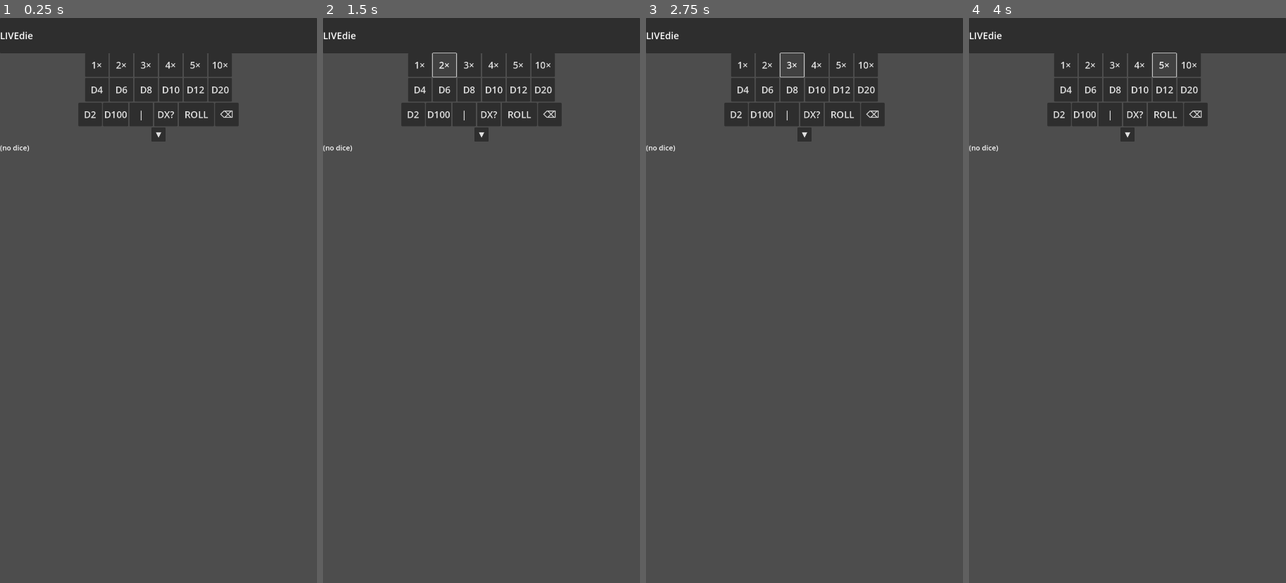
Above: before the commit, frames 1-4 (left to right).
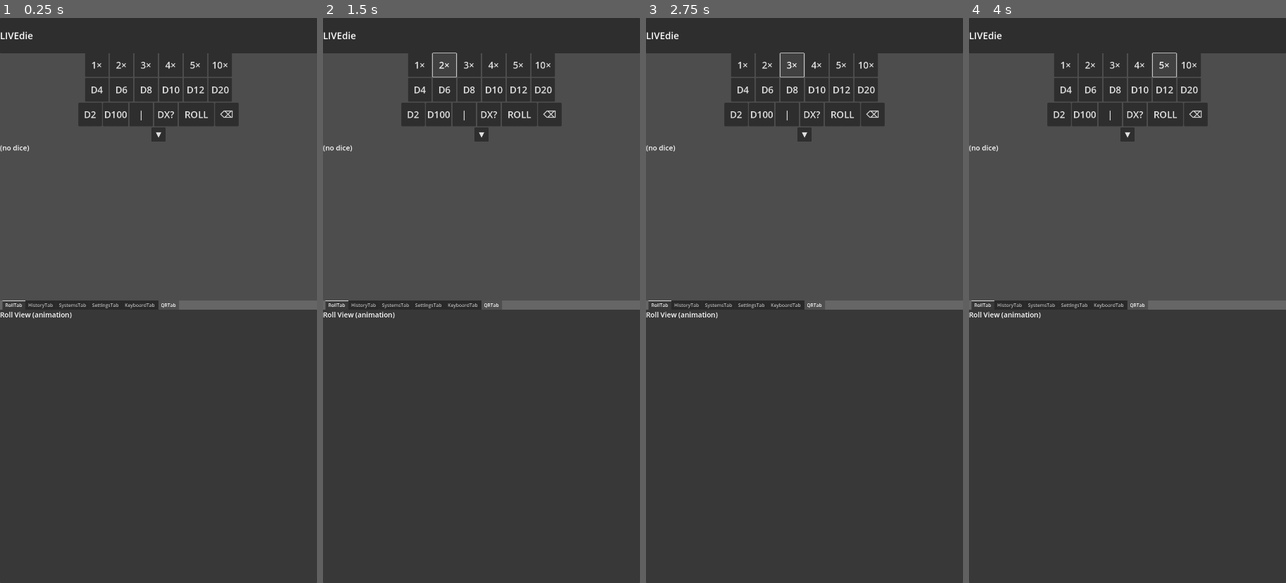
Above: after the commit, the same moments.

Repository: FromAriel/Experiments
Game: Godot game, scene res://scenes/MainUI.tscn
Same seed, same stepped clock (60 frames per second), same inputs: the game is played once before the commit and once after it.
Inputs:
- Up to frame 1 (0.25 s): no input
- Up to frame 2 (1.5 s): click "1×" at 0.5 s; click "2×" at 1.25 s
- Up to frame 3 (2.75 s): click "3×" at 2 s
- Up to frame 4 (4 s): click "4×" at 2.75 s; click "5×" at 3.5 s

The runs differ from the first frame. In frame 1, 1.5% of the frame differs, in the area x 0-100%, y 50-54%; in frame 2, 1.5%; in frame 3, 1.5%; in frame 4, 1.5%.

Commit message:
test(livedie): add DrawerController smoke test

Diff:
--- a/LIVEdie/GOGOT/scenes/MainUI.tscn
+++ b/LIVEdie/GOGOT/scenes/MainUI.tscn
@@ -235,6 +235,11 @@
 anchor_right = 1.0
 anchor_bottom = 1.0
 offset_top = -960.0
+[node name="DragHandle" type="ColorRect" parent="LowerPane"]
+custom_minimum_size = Vector2(0, 32)
+mouse_filter = 2
+color = Color(0.4, 0.4, 0.4, 1)
+
 
 [node name="TabHost" type="TabContainer" parent="LowerPane"]
 layout_mode = 2
--- a/LIVEdie/GOGOT/scripts/DrawerController.gd
+++ b/LIVEdie/GOGOT/scripts/DrawerController.gd
@@ -2,10 +2,10 @@
 ###############################################################
 # LIVEdie/GOGOT/scripts/DrawerController.gd
 # Key Classes      • DrawerController – controls LowerPane slide
-# Key Functions    • DC_open_drawer_IN, DC_close_drawer_IN
+# Key Functions    • open_preview, open_full
 # Critical Consts  • (none)
 # Editor Exports   • DC_drawer_speed_IN: float
-#                  • DC_open_height_IN: int
+#                  • DC_full_height_IN: int
 #                  • DC_preview_height_IN: int
 #                  • DC_closed_height_IN: int
 # Dependencies     • (none)
@@ -14,96 +14,102 @@
 extends Node
 
 @export var DC_drawer_speed_IN: float = 300.0
-@export var DC_open_height_IN: int = 960
+@export var DC_full_height_IN: int = 960
 @export var DC_preview_height_IN: int = 600
 @export var DC_closed_height_IN: int = 0
 
 @onready var DC_main_ui_SH: Control = get_node("/root/MainUI")
 @onready var DC_lower_pane_SH: Control = DC_main_ui_SH.get_node("LowerPane")
+@onready var DC_drag_handle_SH: Control = DC_lower_pane_SH.get_node("DragHandle")
 var DC_dimmer_SH: ColorRect
-var DC_locked_IN: bool = true
 var DC_state_SH: String = "closed"
 var DC_dragging_IN: bool = false
 var DC_start_y_IN: float = 0.0
-var DC_last_unlock_time_IN: float = 0.0
+var DC_start_height_IN: float = 0.0
 
 
 func _ready() -> void:
+    DC_lower_pane_SH.z_index = 2
+    DC_lower_pane_SH.offset_top = -DC_full_height_IN
     DC_dimmer_SH = ColorRect.new()
     DC_dimmer_SH.color = Color(0, 0, 0, 0.5)
     DC_dimmer_SH.anchor_right = 1.0
     DC_dimmer_SH.anchor_bottom = 1.0
+    DC_dimmer_SH.z_index = 1
     DC_dimmer_SH.visible = false
     DC_main_ui_SH.add_child(DC_dimmer_SH)
-    DC_dimmer_SH.z_index = DC_lower_pane_SH.z_index - 1
-    DC_lower_pane_SH.offset_top = -DC_closed_height_IN
+    DC_drag_handle_SH.gui_input.connect(_on_handle_gui_input)
+
+
+func DC_log_IN(msg: String) -> void:
+    if OS.is_debug_build():
+        print_debug(msg)
 
 
 func open_drawer() -> void:
     if DC_state_SH == "closed":
-        DC_open_preview_IN()
+        open_preview()
     elif DC_state_SH == "preview":
-        DC_open_full_IN()
+        open_full()
 
 
 func close_drawer() -> void:
     DC_state_SH = "closed"
-    DC_dimmer_SH.visible = false
-    create_tween().tween_property(
-        DC_lower_pane_SH, "offset_top", -DC_closed_height_IN, DC_drawer_speed_IN / 1000.0
-    )
+    DC_snap_IN(DC_closed_height_IN, false)
 
 
 func DC_open_preview_IN() -> void:
     DC_state_SH = "preview"
-    DC_dimmer_SH.visible = true
-    create_tween().tween_property(
-        DC_lower_pane_SH, "offset_top", -DC_preview_height_IN, DC_drawer_speed_IN / 1000.0
-    )
+    DC_snap_IN(DC_preview_height_IN, true)
 
 
 func DC_open_full_IN() -> void:
     DC_state_SH = "full"
-    DC_dimmer_SH.visible = false
-    create_tween().tween_property(
-        DC_lower_pane_SH, "offset_top", -DC_open_height_IN, DC_drawer_speed_IN / 1000.0
-    )
+    DC_snap_IN(DC_full_height_IN, false)
 
 
-func _unhandled_input(event: InputEvent) -> void:
+func DC_snap_IN(height: int, show_dimmer: bool) -> void:
+    DC_dimmer_SH.visible = show_dimmer
+    var tw: Tween = create_tween()
+    tw.tween_property(DC_lower_pane_SH, "offset_top", -height, DC_drawer_speed_IN / 1000.0)
+    DC_log_IN("snap" + str(height))
+
+
+func open_preview() -> void:
+    DC_open_preview_IN()
+
+
+func open_full() -> void:
+    DC_open_full_IN()
+
+
+func _on_handle_gui_input(event: InputEvent) -> void:
     if event is InputEventMouseButton or event is InputEventScreenTouch:
         if event.pressed:
+            DC_dragging_IN = true
             DC_start_y_IN = event.position.y
-            DC_dragging_IN = true
+            DC_start_height_IN = -DC_lower_pane_SH.offset_top
+            DC_log_IN("start drag" + str(DC_start_height_IN))
         elif DC_dragging_IN:
-            var dy: float = DC_start_y_IN - event.position.y
-            if dy > 50:
-                _handle_swipe_up()
-            elif dy < -50:
-                _handle_swipe_down()
+            _end_drag(event.position.y)
             DC_dragging_IN = false
-    elif event is InputEventMouseMotion and DC_dragging_IN and not DC_locked_IN:
-        var dy: float = DC_start_y_IN - event.position.y
-        var new_h: float = clamp(dy, 0, DC_open_height_IN)
-        DC_lower_pane_SH.offset_top = -new_h
+    elif (event is InputEventMouseMotion or event is InputEventScreenDrag) and DC_dragging_IN:
+        _update_drag(event.position.y)
 
 
-func _handle_swipe_up() -> void:
-    if DC_locked_IN:
-        var now := Time.get_ticks_msec()
-        if now - DC_last_unlock_time_IN < 1000:
-            DC_locked_IN = false
-            DC_last_unlock_time_IN = 0.0
-            DC_open_full_IN()
-        else:
-            DC_last_unlock_time_IN = now
-    else:
-        if DC_state_SH == "closed":
-            DC_open_preview_IN()
-        elif DC_state_SH == "preview":
-            DC_open_full_IN()
+func _update_drag(y: float) -> void:
+    var dy: float = DC_start_y_IN - y
+    var height: float = clamp(DC_start_height_IN + dy, DC_closed_height_IN, DC_full_height_IN)
+    DC_lower_pane_SH.offset_top = -height
+    DC_log_IN("drag" + str(height))
 
 
-func _handle_swipe_down() -> void:
-    if DC_state_SH != "closed":
+func _end_drag(y: float) -> void:
+    var dy: float = DC_start_y_IN - y
+    var height: float = clamp(DC_start_height_IN + dy, DC_closed_height_IN, DC_full_height_IN)
+    if height < DC_preview_height_IN / 2:
         close_drawer()
+    elif height < (DC_preview_height_IN + DC_full_height_IN) / 2:
+        open_preview()
+    else:
+        open_full()
--- /dev/null
+++ b/LIVEdie/GOGOT/tests/DrawerControllerTest.gd
@@ -0,0 +1,21 @@
+extends SceneTree
+
+
+func _init() -> void:
+    var main := preload("res://scenes/MainUI.tscn").instantiate()
+    root.add_child(main)
+    var ctrl := preload("res://scripts/DrawerController.gd").new()
+    ctrl.name = "DrawerController"
+    root.add_child(ctrl)
+    await process_frame
+    ctrl.open_preview()
+    await create_timer(0.5).timeout
+    assert(main.get_node("LowerPane").offset_top == -ctrl.DC_preview_height_IN)
+    ctrl.open_full()
+    await create_timer(0.5).timeout
+    assert(main.get_node("LowerPane").offset_top == -ctrl.DC_full_height_IN)
+    ctrl.close_drawer()
+    await create_timer(0.5).timeout
+    assert(main.get_node("LowerPane").offset_top == -ctrl.DC_closed_height_IN)
+    print("DrawerController smoke test passed")
+    quit()
--- /dev/null
+++ b/LIVEdie/GOGOT/tests/DrawerControllerTest.tscn
@@ -0,0 +1,6 @@
+[gd_scene load_steps=2 format=3]
+
+[ext_resource type="Script" path="res://tests/DrawerControllerTest.gd" id="1"]
+
+[node name="DrawerControllerTest" type="SceneTree"]
+script = ExtResource("1")
